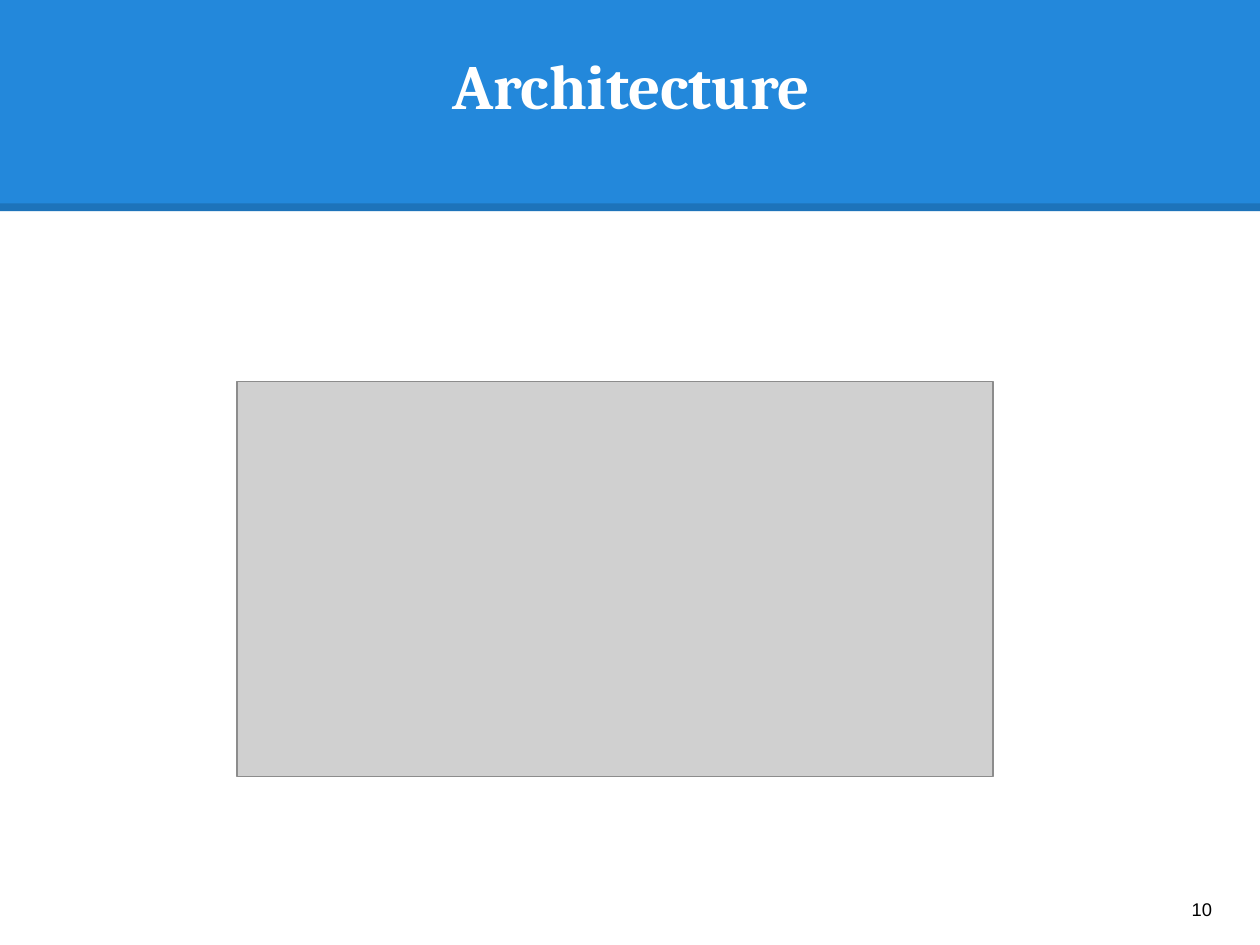
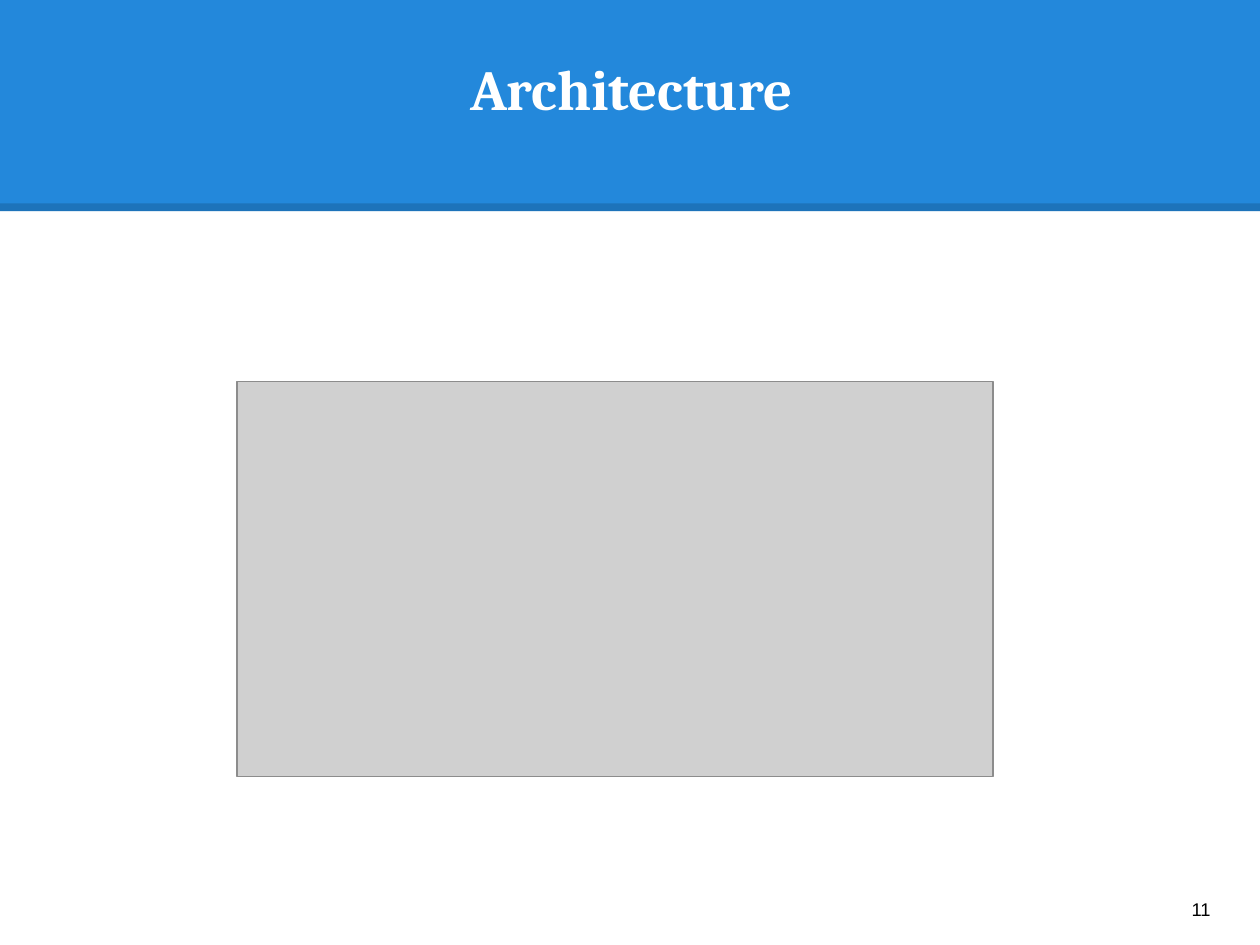
Before and after one commit to hqt/street-router, a slide deck: slide 11 of Document/presentation/search_motorbike.pptx (slide 10 before the commit). Drawn at 1260x945 pixels with LibreOffice and Linux fonts; fonts in the diff are those of the drawing; grey boxes stand for pictures. Boxes give left, top, right and bottom in pixels: in the first picture for what was removed or moved away, otherwise in the second. Text is boxed around its words. In the diff, an @@ line names an element or a change of style, - is before the commit and + after.

```diff
--- a/Document/presentation/search_motorbike.pptx
+++ b/Document/presentation/search_motorbike.pptx
@@ title "Architecture" at box(470, 70, 792, 111): size 36 to 32.4 pt @@
@@ page number at box(1192, 903, 1211, 916): text changed @@
-10
+11
```
Also in this commit, not shown: 2 other slides changed, 1 slide added.
